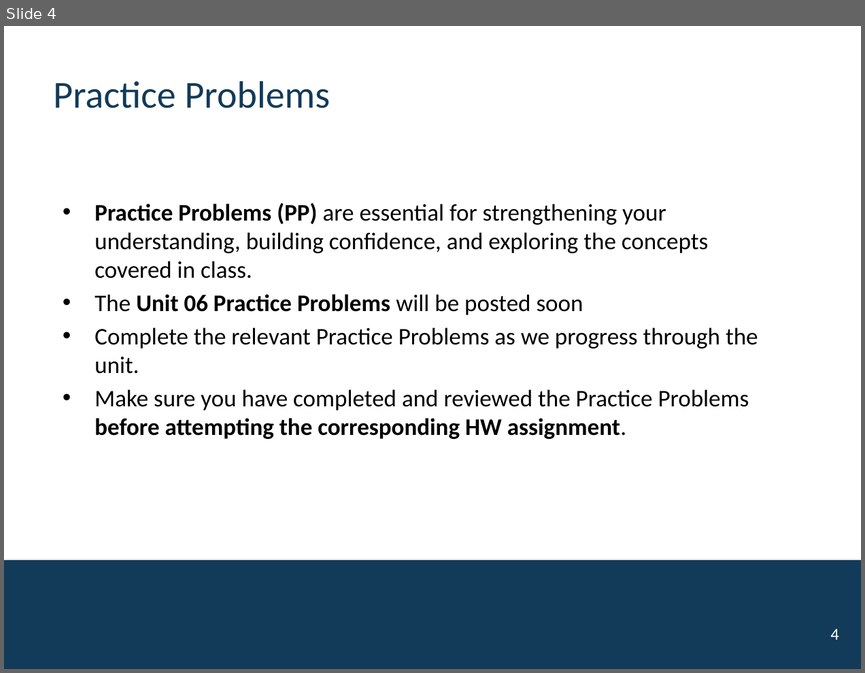
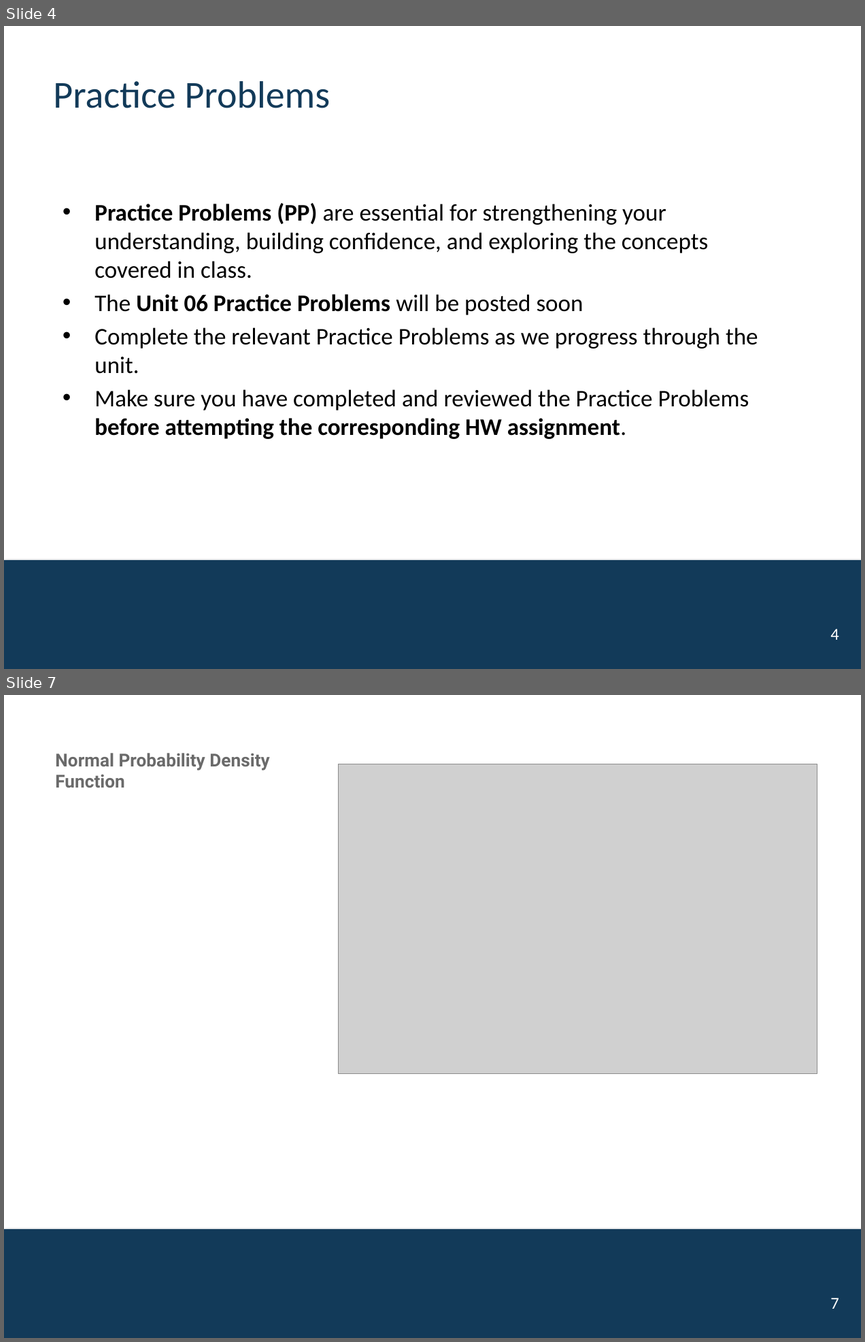
Before and after one commit to mutasim221B/CWRU-STAT-312-Fall-26, a slide deck: docs/activities/Unit-06-Normal-CTL.pptx. Shown one above the other, each under a label of ours: slide 4 before the commit, slides 4 and 7 after it; the slides between them are not shown. The pictures are 865x673 and 865x1342 pixels, drawn with LibreOffice and Linux fonts; fonts in the diff are those of the drawing; grey boxes stand for pictures; background and template pictures are left out. Boxes give left, top, right and bottom in pixels: in the first picture for what was removed or moved away, otherwise in the second. Text is boxed around its words. In the diff, an @@ line names an element or a change of style, - is before the commit and + after.

```diff
--- a/docs/activities/Unit-06-Normal-CTL.pptx
+++ b/docs/activities/Unit-06-Normal-CTL.pptx
@@ slide 7 added at (4,695,861,1338), background #FFFFFF; not listed: 1 template element that a slide beside it also shows @@
@@ title added at (55,753,269,787), 15 pt, text #6A6A6A, bold @@
+Normal Probability Density Function
@@ picture added at (338,764,816,1074) @@
@@ page number added at (830,1297,838,1308), 14 pt, text #FFFFFF @@
+7
```
Also in this commit, not shown: 10 other slides added, 13 other files.
